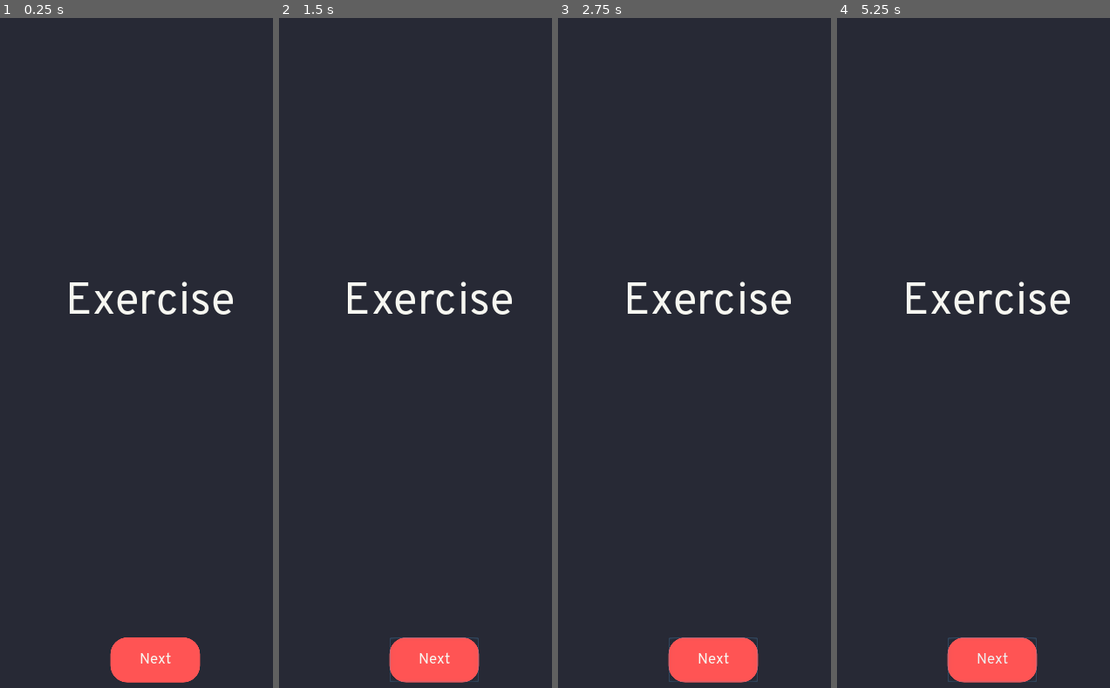
Above: before the commit, frames 1-4 (left to right).
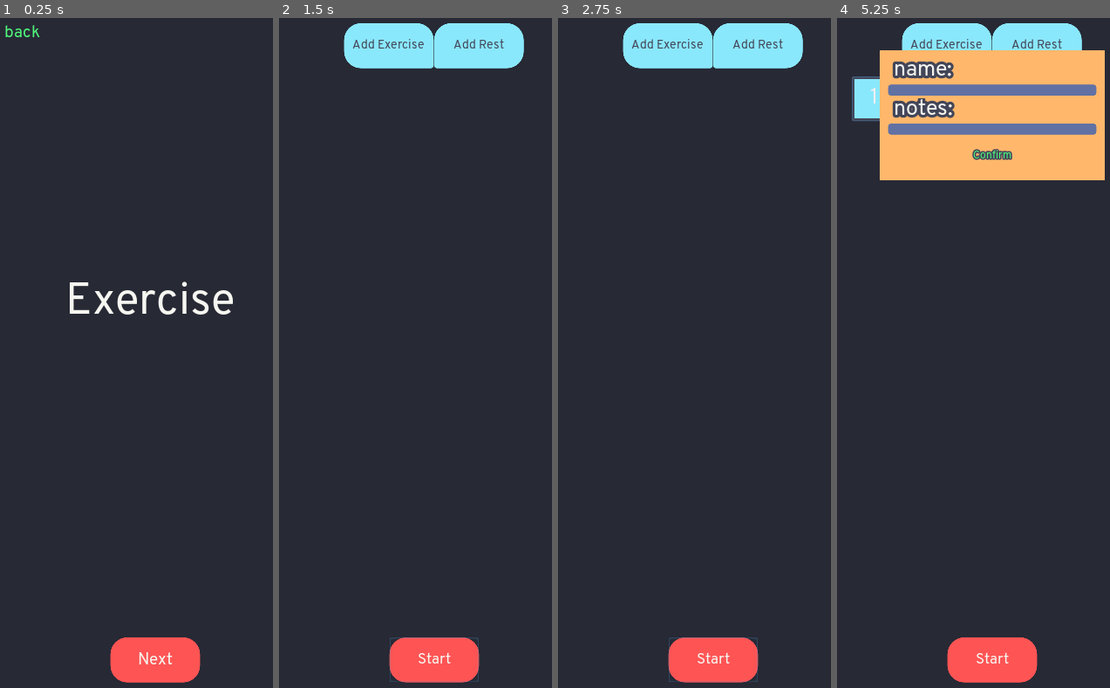
Above: after the commit, the same moments.

Repository: DevMort/Exercise-Assistant
Game: Godot game, scene res://Exercise Area.tscn
Same seed, same stepped clock (60 frames per second), same inputs: the game is played once before the commit and once after it. This scene is started directly instead of the project's main scene.
Inputs (mouse positions are in pixels of both pictures, inside the frame that each line leads up to):
- Up to frame 1 (0.25 s): no input
- Up to frame 2 (1.5 s): click (300, 31) at 0.5 s, where only the run after the commit has a clickable "back"; click (434, 661) at 1.25 s, where only the run after the commit has a clickable "Start"
- Up to frame 3 (2.75 s): click (713, 661) at 2 s, where only the run after the commit has a clickable "Start"
- Up to frame 4 (5.25 s): click (992, 661) at 2.75 s, where only the run before the commit has a clickable "Next"; click (992, 661) at 3.5 s, where only the run before the commit has a clickable "Next"; click (946, 44) at 4.25 s, where only the run after the commit has a clickable "Add Exercise"; click (875, 98) at 5 s, where only the run after the commit has a clickable "1"

The runs differ from the first frame. In frame 1, 0.2% of the frame differs, in the area x 1-64%, y 1-97%; in frame 2, 5.3%; in frame 3, 5.3%; in frame 4, 20%, in the area x 5-99%, y 0-100%.

Commit message:
Almost finished; now adding save and load functionality

Diff:
--- a/Exercise Area.tscn
+++ b/Exercise Area.tscn
@@ -15,8 +15,14 @@
 corner_radius_bottom_left = 24
 
 [sub_resource type="DynamicFont" id=3]
-size = 22
+size = 24
 font_data = ExtResource( 2 )
+
+[sub_resource type="StyleBoxEmpty" id=4]
+
+[sub_resource type="StyleBoxEmpty" id=5]
+
+[sub_resource type="StyleBoxEmpty" id=6]
 
 [node name="Exercise Area" type="Control"]
 anchor_right = 1.0
@@ -71,3 +77,33 @@
 custom_colors/font_color_hover = Color( 0.972549, 0.972549, 0.94902, 1 )
 custom_colors/font_color_pressed = Color( 0.972549, 0.972549, 0.94902, 1 )
 text = "Next"
+
+[node name="MarginContainer4" type="MarginContainer" parent="."]
+margin_right = 450.0
+margin_bottom = 96.0
+custom_constants/margin_right = 380
+custom_constants/margin_bottom = 20
+__meta__ = {
+"_edit_use_anchors_": false
+}
+
+[node name="CenterContainer" type="CenterContainer" parent="MarginContainer4"]
+margin_right = 70.0
+margin_bottom = 76.0
+
+[node name="back" type="Button" parent="MarginContainer4/CenterContainer"]
+margin_left = 9.0
+margin_top = 6.0
+margin_right = 60.0
+margin_bottom = 70.0
+rect_min_size = Vector2( 32, 64 )
+custom_styles/hover = SubResource( 4 )
+custom_styles/pressed = SubResource( 5 )
+custom_styles/normal = SubResource( 6 )
+custom_fonts/font = SubResource( 3 )
+custom_colors/font_color = Color( 0.313726, 0.980392, 0.482353, 1 )
+custom_colors/font_color_hover = Color( 0.313726, 0.980392, 0.482353, 1 )
+custom_colors/font_color_pressed = Color( 0.313726, 0.980392, 0.482353, 1 )
+text = "back"
+
+[node name="Timer" type="Timer" parent="."]
--- a/Exercise.tscn
+++ b/Exercise.tscn
@@ -15,24 +15,14 @@
 corner_radius_bottom_right = 2
 corner_radius_bottom_left = 2
 
-[sub_resource type="DynamicFont" id=8]
+[sub_resource type="DynamicFont" id=2]
 size = 32
 font_data = ExtResource( 2 )
 
-[sub_resource type="DynamicFont" id=1]
+[sub_resource type="DynamicFont" id=3]
 size = 32
 outline_size = 4
 outline_color = Color( 0.266667, 0.278431, 0.352941, 1 )
-font_data = ExtResource( 2 )
-
-[sub_resource type="StyleBoxFlat" id=2]
-bg_color = Color( 0.384314, 0.447059, 0.643137, 1 )
-corner_radius_top_left = 4
-corner_radius_top_right = 4
-corner_radius_bottom_right = 4
-corner_radius_bottom_left = 4
-
-[sub_resource type="DynamicFont" id=3]
 font_data = ExtResource( 2 )
 
 [sub_resource type="StyleBoxFlat" id=4]
@@ -42,9 +32,19 @@
 corner_radius_bottom_right = 4
 corner_radius_bottom_left = 4
 
-[sub_resource type="StyleBoxEmpty" id=5]
+[sub_resource type="DynamicFont" id=5]
+font_data = ExtResource( 2 )
 
-[sub_resource type="DynamicFont" id=6]
+[sub_resource type="StyleBoxFlat" id=6]
+bg_color = Color( 0.384314, 0.447059, 0.643137, 1 )
+corner_radius_top_left = 4
+corner_radius_top_right = 4
+corner_radius_bottom_right = 4
+corner_radius_bottom_left = 4
+
+[sub_resource type="StyleBoxEmpty" id=7]
+
+[sub_resource type="DynamicFont" id=8]
 outline_size = 2
 outline_color = Color( 0.266667, 0.278431, 0.352941, 1 )
 font_data = ExtResource( 2 )
--- a/Rest.tscn
+++ b/Rest.tscn
@@ -15,22 +15,15 @@
 corner_radius_bottom_right = 2
 corner_radius_bottom_left = 2
 
-[sub_resource type="DynamicFont" id=8]
+[sub_resource type="DynamicFont" id=2]
 size = 32
 font_data = ExtResource( 2 )
 
-[sub_resource type="DynamicFont" id=1]
+[sub_resource type="DynamicFont" id=3]
 size = 32
 outline_size = 4
 outline_color = Color( 0.266667, 0.278431, 0.352941, 1 )
 font_data = ExtResource( 2 )
-
-[sub_resource type="StyleBoxFlat" id=2]
-bg_color = Color( 0.384314, 0.447059, 0.643137, 1 )
-corner_radius_top_left = 4
-corner_radius_top_right = 4
-corner_radius_bottom_right = 4
-corner_radius_bottom_left = 4
 
 [sub_resource type="StyleBoxFlat" id=4]
 bg_color = Color( 0.384314, 0.447059, 0.643137, 1 )
@@ -39,12 +32,19 @@
 corner_radius_bottom_right = 4
 corner_radius_bottom_left = 4
 
-[sub_resource type="DynamicFont" id=3]
+[sub_resource type="StyleBoxFlat" id=5]
+bg_color = Color( 0.384314, 0.447059, 0.643137, 1 )
+corner_radius_top_left = 4
+corner_radius_top_right = 4
+corner_radius_bottom_right = 4
+corner_radius_bottom_left = 4
+
+[sub_resource type="DynamicFont" id=6]
 font_data = ExtResource( 2 )
 
-[sub_resource type="StyleBoxEmpty" id=5]
+[sub_resource type="StyleBoxEmpty" id=7]
 
-[sub_resource type="DynamicFont" id=6]
+[sub_resource type="DynamicFont" id=8]
 outline_size = 2
 outline_color = Color( 0.266667, 0.278431, 0.352941, 1 )
 font_data = ExtResource( 2 )
--- a/Scripts/Exercise Area.gd
+++ b/Scripts/Exercise Area.gd
@@ -2,13 +2,20 @@
 
 onready var text = $CenterContainer/text
 onready var next_button = $MarginContainer3/CenterContainer/next
+onready var timer = $Timer
+onready var back_button = $MarginContainer4/CenterContainer/back
 
 # is the current thingy an exercise or rest?
 var er : bool = false
 var i : int = 0 # tracks the order of the sets
 
+# rests related
+var total_in_sec : int = 0
+
 func _ready() -> void:
 	next_button.connect("pressed", self, "next")
+	timer.connect("timeout", self, "tick")
+	back_button.connect("pressed", self, "back")
 	next()
 
 func next() -> void:
@@ -23,6 +30,26 @@
 	for k in Global.set:
 		if Global.set[k][0] == i:
 			if Global.set[k][Global.set[k].size() - 1]:
-				print("It's a rest.")
+				rest(Global.set[k][1], Global.set[k][2])
 			else:
-				text.bbcode_text = "[shake rate=10 level=6] [center]" + String(Global.set[k][1]) + "[/center] [/shake]"
+				text.bbcode_text = "[shake rate=10 level=6] [center]" + String(Global.set[k][1]) + "\n[color=#44475a]" + String(Global.set[k][2]) + "[/color][/center] [/shake]"
+
+func rest(minutes, seconds) -> void:
+	total_in_sec = (minutes*60) + seconds
+	text.bbcode_text = "[shake rate=10 level=6] [center]" + "Rest\n" + String(total_in_sec) + "[/center] [/shake]"
+
+	next_button.disabled = true
+
+	timer.start()
+
+func tick() -> void:
+	if total_in_sec > 0:
+		total_in_sec -= 1
+		text.bbcode_text = "[shake rate=10 level=6] [center]" + "Rest\n" + String(total_in_sec) + "[/center] [/shake]"
+	else:
+		total_in_sec = 0
+		text.bbcode_text = "[shake rate=10 level=6] [center]Ready to proceed?[/center] [/shake]"
+		timer.stop()
+		next_button.disabled = false
+
+func back() -> void: get_tree().change_scene("res://Main.tscn")
--- a/Scripts/Main.gd
+++ b/Scripts/Main.gd
@@ -13,6 +13,8 @@
 var set : Dictionary = {}
 
 func _ready():
+	load_sets()
+
 	add_exercise_button.connect("pressed", self, "add_exercise")
 	add_rest_button.connect("pressed", self, "add_rest")
 	start_button.connect("pressed", self, "start")
@@ -32,4 +34,26 @@
 func start() -> void:
 	if ex_count != 0:
 		Global.set = set
+
+		save()
+
 		get_tree().change_scene("res://Exercise Area.tscn")
+
+func save() -> void:
+	var f = File.new()
+	f.open("user://sets.emp", File.WRITE)
+
+	f.store_string(to_json(set))
+
+	f.close()
+
+func load_sets() -> void:
+	var f = File.new()
+	if not f.file_exists("user://sets.emp"):
+		return
+	f.open("user://sets.emp", File.READ)
+
+	var data = parse_json(f.get_as_text())
+	print(data)
+
+	f.close()
Not shown: 1 places in Exercise Area.tscn that only renumber resources
Not shown: 7 places in Exercise.tscn that only renumber resources
Not shown: 3 places in Main.tscn that only renumber resources
Not shown: 6 places in Rest.tscn that only renumber resources
